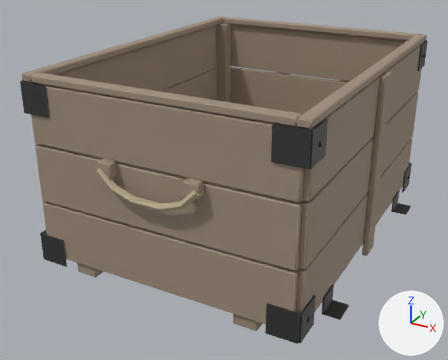
Renders of the glTF model assets/models/vehicles/stash_crate.glb from each side of a commit.
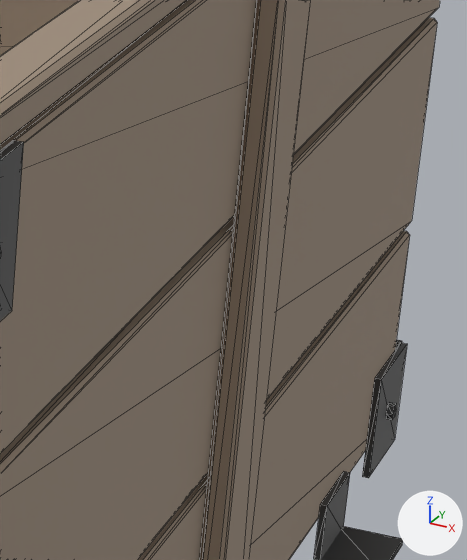
Old and new are each drawn whole from a 50 mm camera at (0.974, -1.967, 0.79) aimed at (-0.055, -0.097, -0.145) and again close up on the part from 72% to 95% of the width and 24% to 58% of the height. Arrows for +X, +Y and +Z are at lower right; the lights stay in place. The last two pictures show the newer version. The close-ups show mesh edges as thin lines. Vertices at exactly the same position are counted once.

The first close-up shows 'crate'.
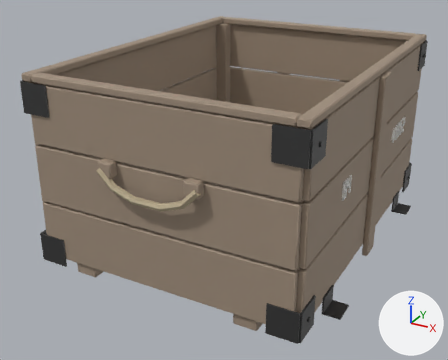
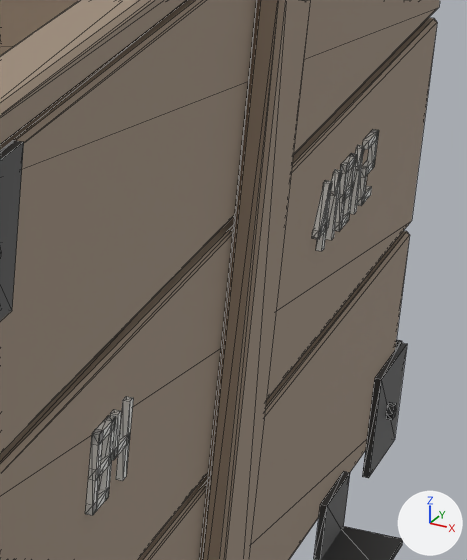
Edits to the bpy script that builds the scene:
```text
Add mat_enamel:
    mat_enamel = principled_material('Enamel')
    mat_enamel.base_color = (0.88, 0.88, 0.85)  # white #f1f1ed
    mat_enamel.roughness = 0.3
Change me_crate:
    used by ob_crate; location = (0.0, 0.0, 0.0)
    remove me_crate.from_pydata(...)  # 1136 vertices, 2068 faces; spans x -0.535..0.535, y -0.667..0.667, z -0.35..0.325
    add me_crate.from_pydata(...)  # 1310 vertices, 2368 faces; spans x -0.535..0.535, y -0.667..0.667, z -0.35..0.325
    me_crate part 1: a new loose piece, a box spanning x 0.475..0.48, y -0.3344..-0.3019, z 0.0162..0.0237, in mat_enamel (white #f1f1ed)
    me_crate part 2: a new loose piece, a box spanning x 0.475..0.48, y -0.2731..-0.2656, z -0.0088..0.0488, in mat_enamel (white #f1f1ed)
    me_crate part 3: a new loose piece, a box spanning x 0.475..0.48, y 0.23..0.2375, z -0.0088..0.0488, in mat_enamel (white #f1f1ed)
    me_crate part 4: a new loose piece, a box spanning x 0.475..0.48, y 0.2113..0.2438, z 0.0075..0.015, in mat_enamel (white #f1f1ed)
    me_crate part 5: a new loose piece, a box spanning x 0.475..0.48, y 0.26..0.2675, z -0.0088..0.0488, in mat_enamel (white #f1f1ed)
    me_crate part 6: a new loose piece, a box spanning x 0.475..0.48, y 0.2837..0.3163, z 0.0162..0.0237, in mat_enamel (white #f1f1ed)
    me_crate part 7: a new loose piece, a box spanning x 0.475..0.48, y 0.3325..0.34, z -0.0088..0.0488, in mat_enamel (white #f1f1ed)
    me_crate part 8: a new loose piece of 32 vertices spanning x 0.475..0.48, y 0.356..0.389, z -0.009..0.049, in mat_enamel (white #f1f1ed)
    me_crate part 9: a new loose piece of 24 vertices spanning x 0.475..0.48, y -0.334..-0.302, z -0.009..0.049, in mat_enamel (white #f1f1ed)
    me_crate part 10: a new loose piece of 24 vertices spanning x 0.475..0.48, y 0.284..0.316, z -0.009..0.049, in mat_enamel (white #f1f1ed)
    me_crate part 11: a new loose piece of 14 vertices spanning x 0.475..0.48, y -0.298..-0.266, z 0.016..0.049, in mat_enamel (white #f1f1ed)
    me_crate part 12
    12 vertices are added at x 0.475, y 0.21..0.342, z 0.006..0.05
    12 new vertices lie (0.005, 0.0, 0.0) away from vertices in x 0.475, y 0.21..0.342, z 0.006..0.05
    36 new faces join them, mat_enamel (white #f1f1ed)
    add me_crate.materials.append(mat_enamel)  # white #f1f1ed
```

What differs and where, as boxes (x1, y1, x2, y2) in the close-ups (467 x 560 px):
part 1 of me_crate, added: after (88, 452, 113, 481)
part 2 of me_crate, added: after (116, 396, 133, 481)
part 3 of me_crate, added: after (316, 180, 332, 251)
part 4 of me_crate, added: after (312, 218, 329, 239)
part 5 of me_crate, added: after (326, 171, 342, 240)
part 6 of me_crate, added: after (338, 183, 354, 203)
part 7 of me_crate, added: after (350, 147, 363, 214)
part 8 of me_crate, added: after (357, 129, 379, 206)
part 9 of me_crate, added: after (85, 415, 116, 516)
part 10 of me_crate, added: after (335, 153, 357, 231)
part 11 of me_crate, added: after (110, 410, 130, 460)
part 12 of me_crate, added: after (312, 145, 364, 239)
